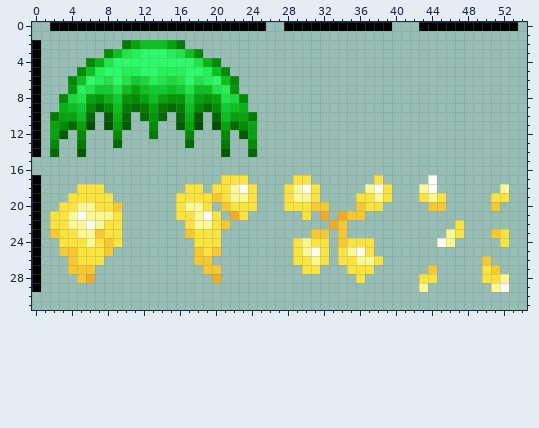
Pixel-art sprite -- justtilt/res/drawable-xhdpi/weapons_sprite.9.png. Above, as it was before the edit.
The file is 55x32 pixels.
The same view after the edit:
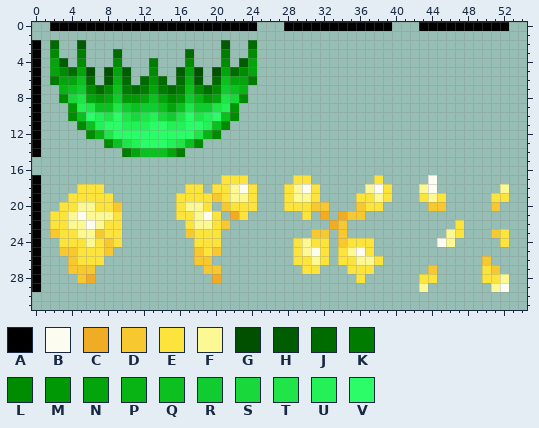
Palette (. is transparent): A #000000  B #fcfcf0  C #f0ac24  D #f8c830  E #fce43c  F #fcf894  G #005000  H #005c00  J #006c00  K #007c00  L #008c00  M #009804  N #04a40c  P #08b414  Q #0cc020  R #10cc30  S #18d83c  T #20e448  U #24f058  V #2cfc68
Difference:
@@ x 0..54 @@
- 0 ..AAAAAAAAAAAAAAAAAAAAAAAA..AAAAAAAAAAAA...AAAAAAAAAAA.
+ 0 ..AAAAAAAAAAAAAAAAAAAAAAA...AAAAAAAAAAAA...AAAAAAAAAA..
  1 .......................................................
- 2 A.........KNQQQNK......................................
- 3 A.......LQTUVVVUTQL....................................
- 4 A.....LPTVVVVVVVVVTPL..................................
- 5 A....LQUVVUUVVUUUVVUQL.................................
- 6 A...LQVUTVTRSUTSTVTUVQL................................
- 7 A...MUTRRTQNQRRQRTQQTUM................................
- 8 A..LSTNMPRMLNQNMMRNMNTSL...............................
- 9 A..PQRLJLQKJKNKJKQLJLRQP...............................
-10 A.KNNQJ.HPJ.JMJ.JPH.JQNNK..............................
-11 A.NLJNG.GNH..L..HNG.GNJLN..............................
-12 A.NH.L...L...K...L...L.HN..............................
-13 A.L..K...J.......J...K..L..............................
-14 A.J..H...............H..J..............................
+ 2 A.J..H...............H..J..............................
+ 3 A.L..K...J.......J...K..L..............................
+ 4 A.NH.L...L...K...L...L.HN..............................
+ 5 A.NLJNG.GNH..L..HNG.GNJLN..............................
+ 6 A.KNNQJ.HPJ.JMJ.JPH.JQNNK..............................
+ 7 A..PQRLJLQKJKNKJKQLJLRQP...............................
+ 8 A..LSTNMNRMMNQNLMRPMNTSL...............................
+ 9 A...MUTQQTRQRRQNQTRRTUM................................
+10 A...LQVUTVTSTUSRTVTUVQL................................
+11 A....LQUVVUUUVVUUVVUQL.................................
+12 A.....LPTVVVVVVVVVTPL..................................
+13 A.......LQTUVVVUTQL....................................
+14 A.........KNQQQNK......................................
 15 .......................................................
